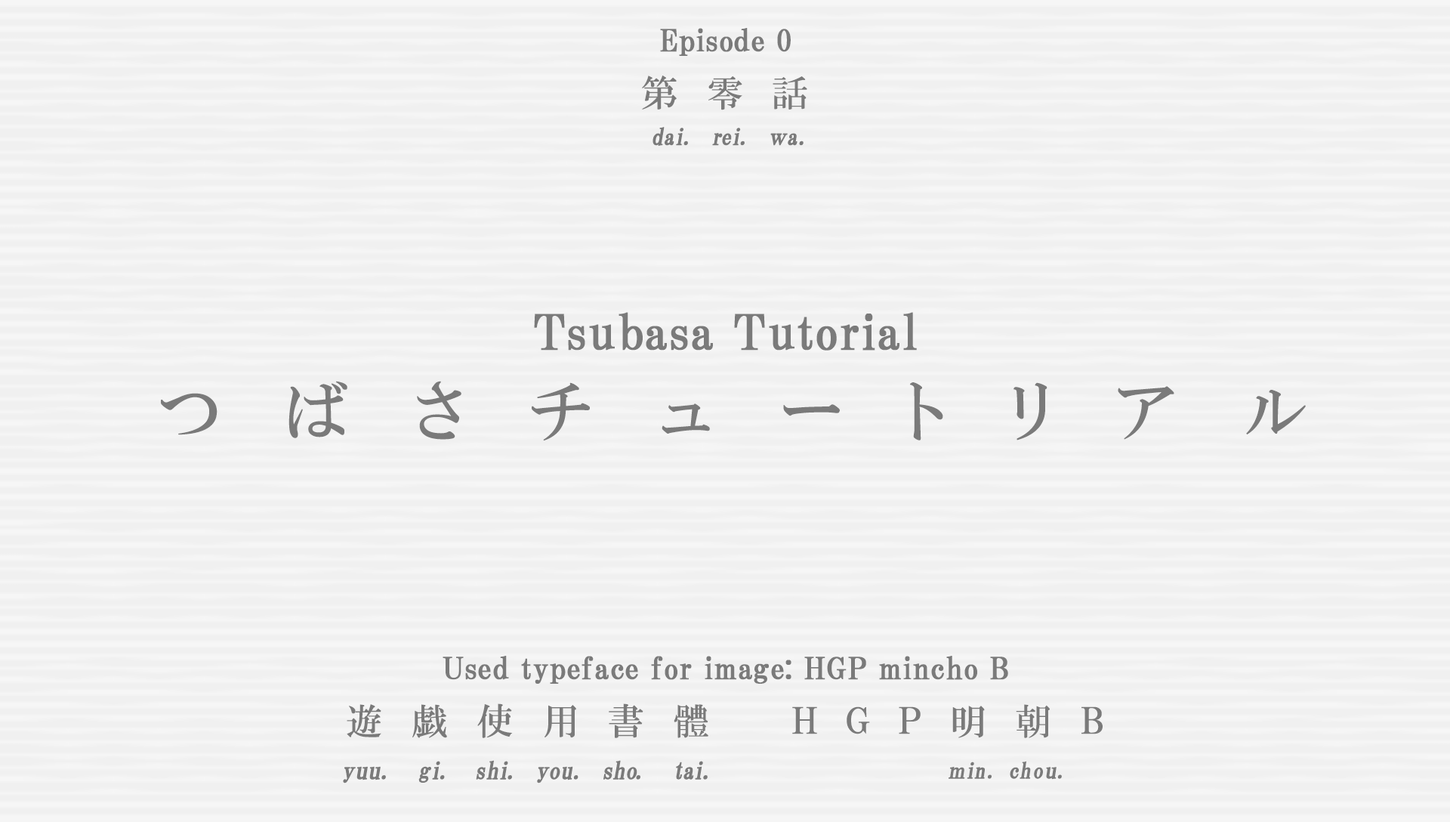
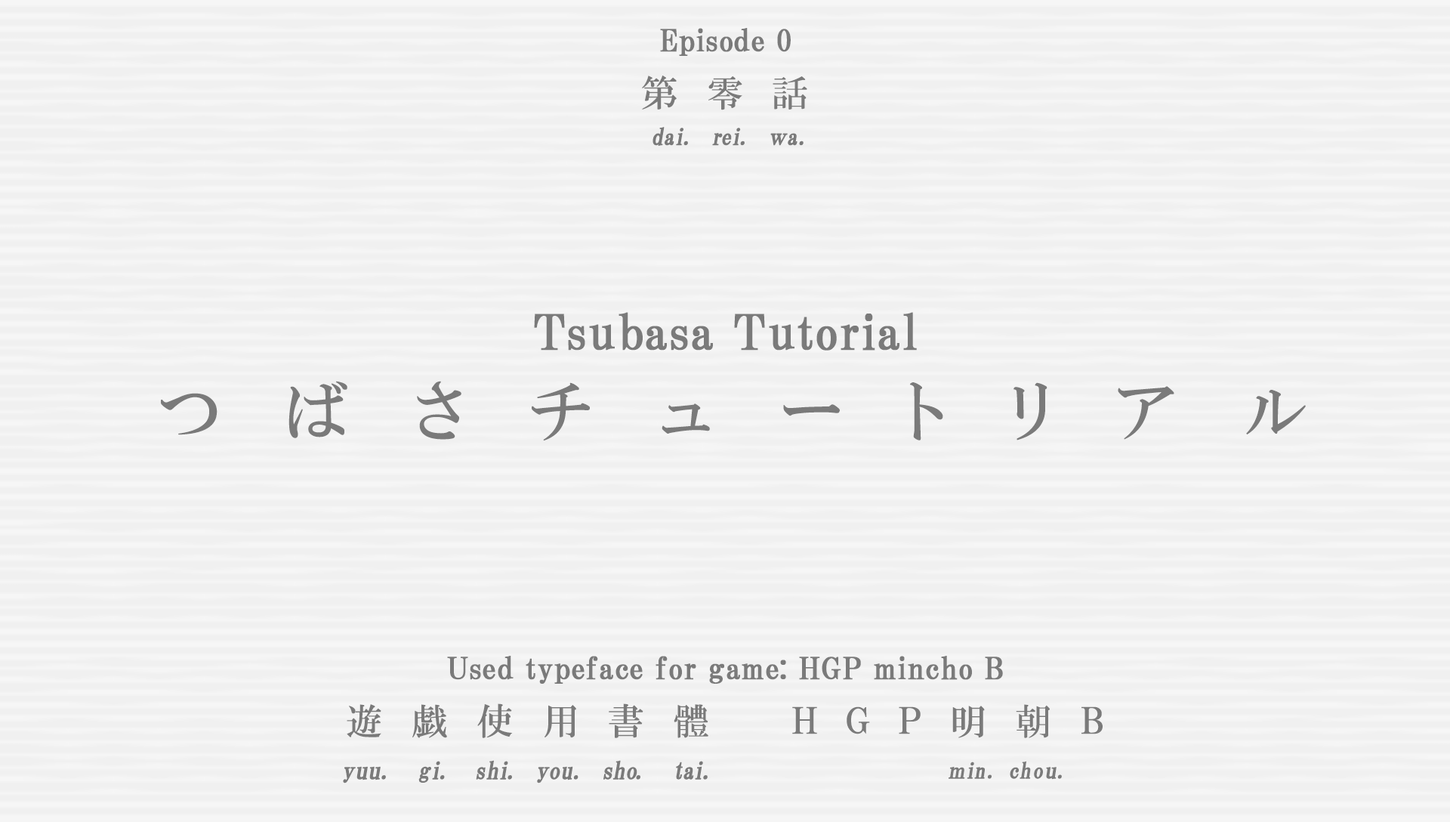
Comparing the layer stacks of the two 1450 × 822 images. Changes:
renamed "Used typeface for image: HGP mincho B" to "Used typeface for game: HGP mincho B", painted on it over 442, 655, 1009, 684
